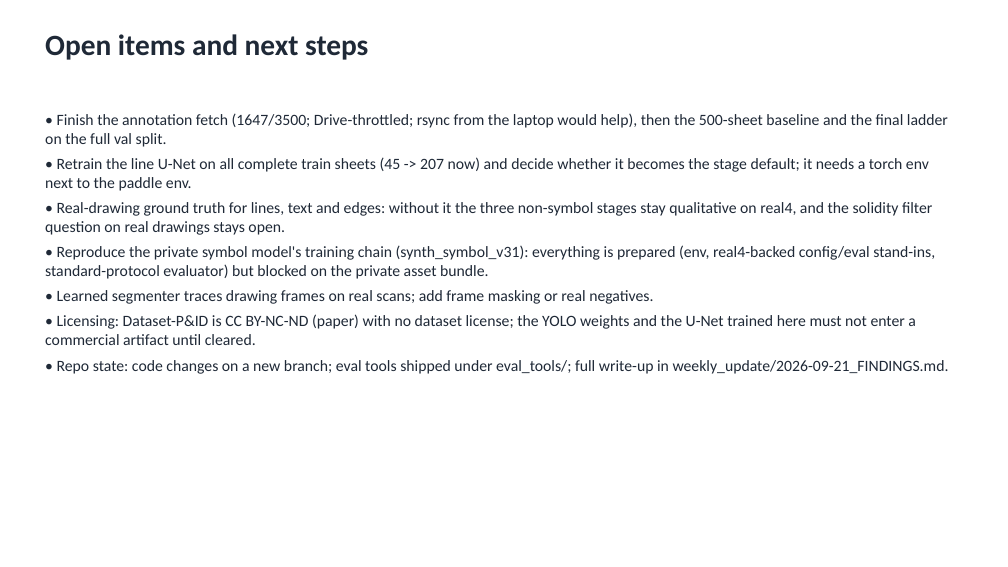
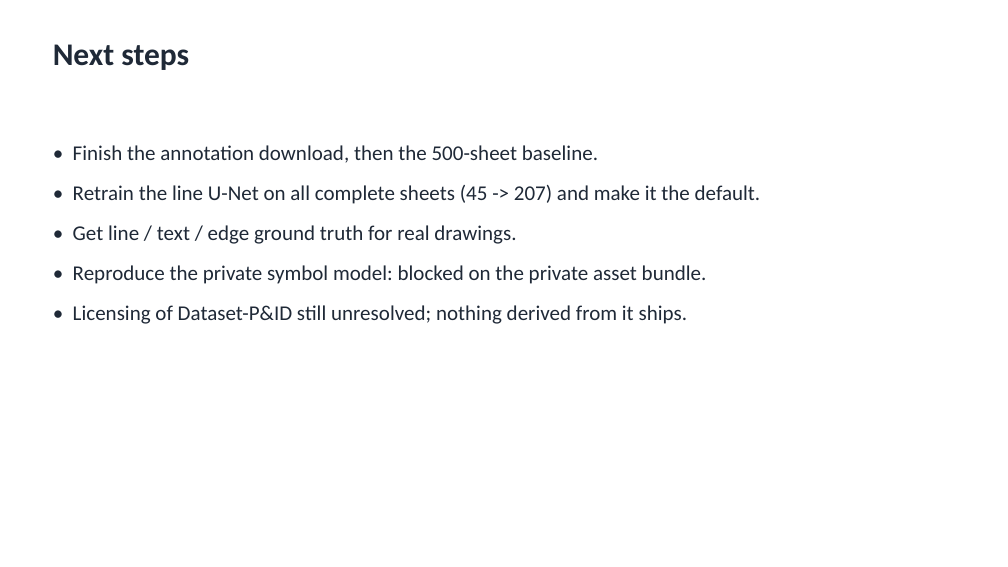
Before and after one commit to WeiKangda/PnIDAgent, a slide deck: slide 14 of weekly_update/2026-09-21_pipeline_accuracy_update.pptx. Drawn at 1008x567 pixels with LibreOffice and Linux fonts; fonts in the diff are those of the drawing. Boxes give left, top, right and bottom in pixels: in the first picture for what was removed or moved away, otherwise in the second. Text is boxed around its words. In the diff, an @@ line names an element or a change of style, - is before the commit and + after.

```diff
--- a/weekly_update/2026-09-21_pipeline_accuracy_update.pptx
+++ b/weekly_update/2026-09-21_pipeline_accuracy_update.pptx
@@ text at (53, 44, 189, 70): text changed; size 28 to 30 pt @@
-Open items and next steps
+Next steps
@@ text at (73, 145, 761, 324): text changed; size 15 to 20 pt @@
-• Finish the annotation fetch (1647/3500; Drive-throttled; rsync from the laptop would help), then the 500-sheet baseline and the final ladder on the full val split.
-• Retrain the line U-Net on all complete train sheets (45 -> 207 now) and decide whether it becomes the stage default; it needs a torch env next to the paddle env.
-• Real-drawing ground truth for lines, text and edges: without it the three non-symbol stages stay qualitative on real4, and the solidity filter question on real drawings stays open.
-• Reproduce the private symbol model's training chain (synth_symbol_v31): everything is prepared (env, real4-backed config/eval stand-ins, standard-protocol evaluator) but blocked on the private asset bundle.
-• Learned segmenter traces drawing frames on real scans; add frame masking or real negatives.
-• Licensing: Dataset-P&ID is CC BY-NC-ND (paper) with no dataset license; the YOLO weights and the U-Net trained here must not enter a commercial artifact until cleared.
-• Repo state: code changes on a new branch; eval tools shipped under eval_tools/; full write-up in weekly_update/2026-09-21_FINDINGS.md.
+• Finish the annotation download, then the 500-sheet baseline.
+• Retrain the line U-Net on all complete sheets (45 -> 207) and make it the default.
+• Get line / text / edge ground truth for real drawings.
+• Reproduce the private symbol model: blocked on the private asset bundle.
+• Licensing of Dataset-P&ID still unresolved; nothing derived from it ships.
```
Also in this commit, not shown: 12 other slides changed, 1 slide added, 1 slide removed, 1 other file.
